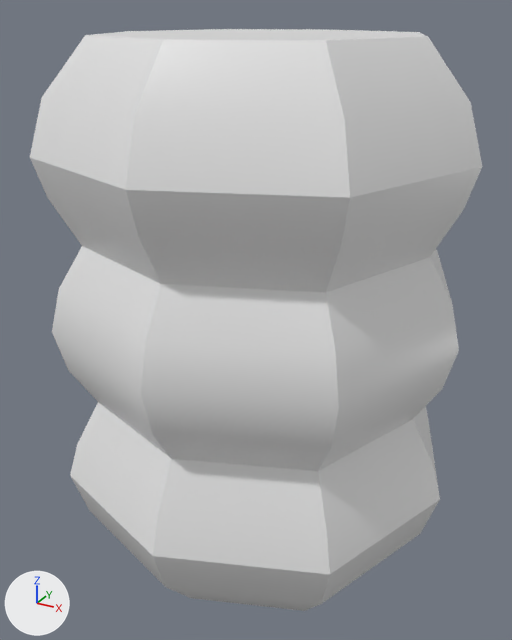
One commit to the FBX model Japanese-unity/Assets/Effect/Lampion/lampion.fbx: the scene before it, then after it.
Both versions are drawn from a camera (50 mm lens) standing at (2.63, -4.88, 3.33) and looking at (-0.02, -0.06, 0.92). Arrows for +X, +Y and +Z are at lower left; the lights stay in place.

Before the edit, the objects in view are built like this:
```python
mat_material = principled_material('Material')
mat_material.base_color = (0.8, 0.8, 0.8)  # white #e7e7e7
mat_material.roughness = 0.4
me_cube = bpy.data.meshes.new('Cube')
me_cube.from_pydata(...)  # 104 vertices, 98 faces; spans x -1.67..1.67, y -1.67..1.67, z -1.14..3.17
me_cube.materials.append(mat_material)  # white #e7e7e7
ob_cube = bpy.data.objects.new('Cube', me_cube)
ob_cube.location = (0.0, 0.0, 0.0)
```
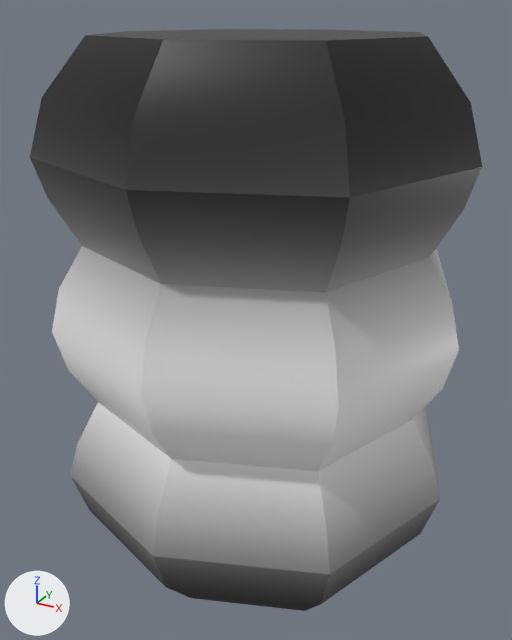
Where the change shows, as pixel boxes [x1, y1, x2, y2] in the pictures (512 x 640 px):
'Cube', surface changed
    both: [30, 29, 482, 611]

The change, as a diff of the scene's bpy script:
```diff
--- a/Japanese-unity/Assets/Effect/Lampion/lampion.fbx.py
+++ b/Japanese-unity/Assets/Effect/Lampion/lampion.fbx.py
@@ img_untitled_1_copy_png @@
+img_untitled_1_copy_png = load_image('Untitled-1 copy.png', 'Untitled-1 copy.png', 1024, 1024, 'sRGB')
@@ mat_material @@
 mat_material = principled_material('Material')
-mat_material.base_color = (0.8, 0.8, 0.8)  # white #e7e7e7
+mat_material.texture = img_untitled_1_copy_png
 mat_material.roughness = 0.4
@@ me_cube @@
 me_cube.from_pydata(...)  # 104 vertices, 98 faces; spans x -1.67..1.67, y -1.67..1.67, z -1.14..3.17
 # used by ob_cube; location = (0.0, 0.0, 0.0)
+# me_cube part 1: texture (UV) coordinates of 98 of 98 faces, centred in x -1.4..1.4, y -1.4..1.4, z -1.14..3.17, changed; they spanned u 0.38..0.63, v 0.0..1.0 and now span u 0.05..1.05, v 0.11..0.89
 me_cube.materials.append(mat_material)
```
